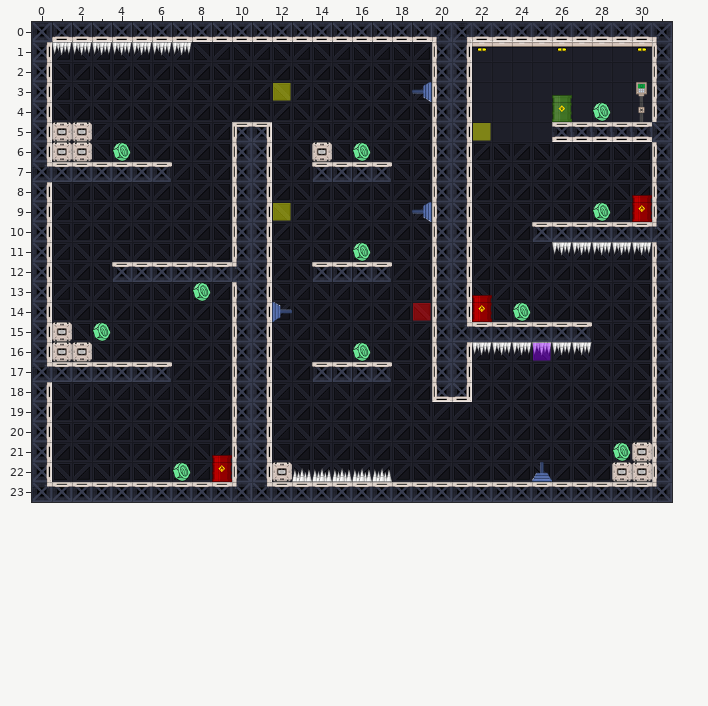
Tiled map, stored at src/map/Level_3.tmx. This is how it looked before the edit.
Cells are 30x30 px. Shown: x 0..31, y 0..23.
New version:
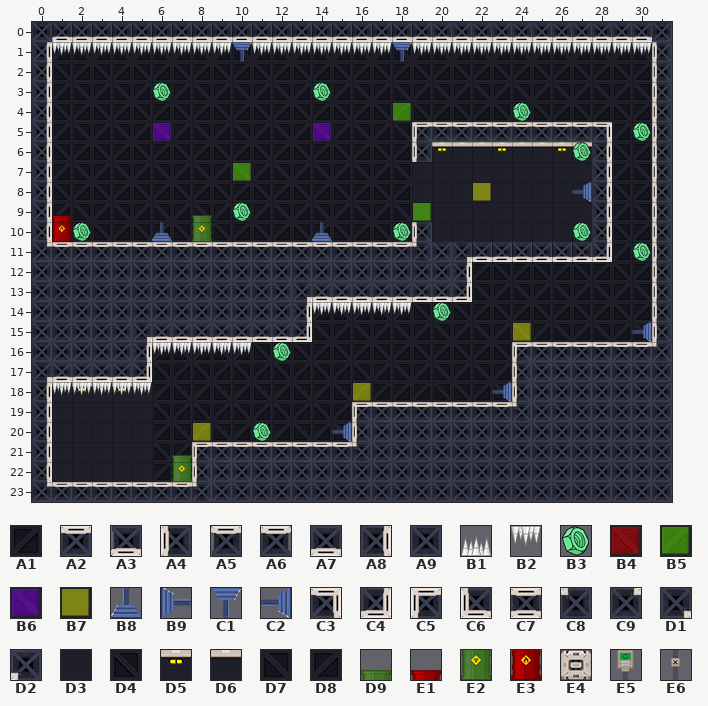
Key: from "Tileset_map": A1 0, A2 1, A3 3, A4 4, A5 5, A6 6, A7 7, A8 8, A9 9, B1 10, B2 11, B3 14, B4 20, B5 21, B6 22, B7 23, B8 25, B9 26, C1 27, C2 28, C3 35, C4 36, C5 37, C6 38, C7 39, C8 45, C9 46, D1 47, D2 48, D3 49, D4 51, D5 52, D6 53, D7 55, D8 56, D9 65, E1 69, E2 70, E3 74, E4 75, E5 78, E6 79.
__ is an empty cell, ## one hidden under a higher layer.
See-through tiles are keyed as they look on the map.
Diff:
Layer "Background":
y 1: x 22..30 D5 D6 D6 D6 D5 D6 D6 D6 D5 -> D7 D8 D7 D8 D7 D8 D7 D8 D7
y 2: x 22..30 D3 D3 D3 D3 D3 D3 D3 D3 D3 -> A1 D4 A1 D4 A1 D4 A1 D4 A1
y 3: x 22..30 D3 D3 D3 D3 D3 D3 D3 D3 D3 -> D7 D8 D7 D8 D7 D8 D7 D8 D7
y 4: x 22..30 D3 D3 D3 D3 D3 D3 D3 D3 D3 -> A1 D4 A1 D4 A1 D4 A1 D4 A1
y 5: x 22..25 D3 D3 D3 D3 -> ## ## ## ##
y 6: x 20..27 ## ## A1 D4 A1 D4 A1 D4 -> D5 D6 D6 D5 D6 D6 D5 D5
y 7: x 19..27 D8 ## ## D7 D8 D7 D8 D7 D8 -> D3 D3 D3 D3 D3 D3 D3 D3 D3
y 8: x 19..27 D4 ## ## A1 D4 A1 D4 A1 D4 -> D3 D3 D3 D3 D3 D3 D3 D3 D3
y 9: x 19..27 D8 ## ## D7 D8 D7 D8 D7 D8 -> D3 D3 D3 D3 D3 D3 D3 D3 D3
y 10: x 20..27 ## ## A1 D4 A1 D4 ## ## -> D3 D3 D3 D3 D3 D3 D3 D3
y 12: x 0..20 ## D4 A1 D4 A1 ## ## ## ## ## ## ## A1 D4 A1 D4 A1 D4 A1 D4 ## -> A9 A9 A9 A9 A9 A9 A9 A9 A9 A9 A9 A9 A9 A9 A9 A9 A9 A9 A9 A9 A9
y 13: x 0..12 ## D8 D7 D8 D7 D8 D7 D8 D7 D8 ## ## D7 -> A9 A9 A9 A9 A9 A9 A9 A9 A9 A9 A9 A9 A9
y 14: x 0..12 ## D4 A1 D4 A1 D4 A1 D4 A1 D4 ## ## A1 -> A9 A9 A9 A9 A9 A9 A9 A9 A9 A9 A9 A9 A9
y 15: x 0..4 ## D8 D7 D8 D7 -> A9 A9 A9 A9 A9
y 16: x 0..4 ## D4 A1 D4 A1 -> A9 A9 A9 A9 A9; x 24..30 A1 D4 A1 D4 A1 D4 A1 -> __ __ __ __ __ __ __
y 17: x 25..31 D8 D7 D8 D7 D8 D7 ## -> A9 A9 A9 A9 A9 A9 A9
y 18: x 1..5 D7 D8 D7 D8 D7 -> D3 D5 D3 D5 D3; x 25..31 D4 A1 D4 A1 D4 A1 ## -> A9 A9 A9 A9 A9 A9 A9
y 19: x 1..5 A1 D4 A1 D4 A1 -> D3 D3 D3 D3 D3; x 25..31 D8 D7 D8 D7 D8 D7 ## -> A9 A9 A9 A9 A9 A9 A9
y 20: x 1..5 D7 D8 D7 D8 D7 -> D3 D3 D3 D3 D3; x 17..31 A1 A1 D4 A1 D4 A1 D4 A1 D4 A1 D4 A1 D4 A1 ## -> A9 A9 A9 A9 A9 A9 A9 A9 A9 A9 A9 A9 A9 A9 A9
y 21: x 1..5 A1 D4 A1 D4 A1 -> D3 D3 D3 D3 D3; x 17..31 A1 D7 D8 D7 D8 D7 D8 D7 D8 D7 D8 D7 D8 D7 ## -> A9 A9 A9 A9 A9 A9 A9 A9 A9 A9 A9 A9 A9 A9 A9
y 22: x 1..5 D7 D8 D7 D8 D7 -> D3 D3 D3 D3 D3; x 9..31 D7 ## ## D8 D7 D8 D7 D8 A1 A1 D4 A1 D4 A1 D4 A1 D4 A1 D4 A1 D4 A1 ## -> A9 A9 A9 A9 A9 A9 A9 A9 A9 A9 A9 A9 A9 A9 A9 A9 A9 A9 A9 A9 A9 A9 A9
y 23: x 9..31 ## ## ## ## ## ## ## ## ## ## ## ## ## ## ## ## ## ## ## ## ## ## ## -> A9 A9 A9 A9 A9 A9 A9 A9 A9 A9 A9 A9 A9 A9 A9 A9 A9 A9 A9 A9 A9 A9 A9
Layer "StaticEnemies":
y 1: x 8..9 __ __ -> B2 B2; x 11..17 __ __ __ __ __ __ __ -> B2 B2 B2 B2 B2 B2 B2; x 19..30 __ __ __ __ __ __ __ __ __ __ __ __ -> B2 B2 B2 B2 B2 B2 B2 B2 B2 B2 B2 B2
y 3: x 26 D9 -> __
y 4: x 26 E2 -> __
y 8: x 30 E1 -> __
y 9: x 1 __ -> E1; x 8 __ -> D9; x 30 E3 -> __
y 10: x 1 __ -> E3; x 8 __ -> E2
y 11: x 26..30 B2 B2 B2 B2 B2 -> __ __ __ __ __
y 13: x 22 E1 -> __
y 14: x 14..18 __ __ __ __ __ -> B2 B2 B2 B2 B2; x 22 E3 -> __
y 16: x 6..10 __ __ __ __ __ -> B2 B2 B2 B2 B2; x 22..27 B2 B2 B2 B2 B2 B2 -> __ __ __ __ __ __
y 18: x 1..5 __ __ __ __ __ -> B2 B2 B2 B2 B2
y 21: x 7 __ -> D9; x 9 E1 -> __
y 22: x 7 __ -> E2; x 9 E3 -> __; x 13..17 B1 B1 B1 B1 B1 -> __ __ __ __ __
Layer "Rewards":
y 3: x 6 __ -> B3; x 14 __ -> B3
y 4: x 24 __ -> B3; x 28 B3 -> __
y 5: x 30 __ -> B3
y 6: x 4 B3 -> __; x 16 B3 -> __; x 27 __ -> B3
y 9: x 10 __ -> B3; x 28 B3 -> __
y 10: x 2 __ -> B3; x 18 __ -> B3; x 27 __ -> B3
y 11: x 16 B3 -> __; x 30 __ -> B3
y 13: x 8 B3 -> __
y 14: x 20 __ -> B3; x 24 B3 -> __
y 15: x 3 B3 -> __
y 16: x 12 __ -> B3; x 16 B3 -> __
y 20: x 11 __ -> B3
y 21: x 29 B3 -> __
y 22: x 7 B3 -> __
Layer "Laser":
y 1: x 10 __ -> C1; x 18 __ -> C1
y 3: x 19 C2 -> __
y 8: x 27 __ -> C2
y 9: x 19 C2 -> __
y 10: x 6 __ -> B8; x 14 __ -> B8
y 14: x 12 B9 -> __
y 15: x 30 __ -> C2
y 18: x 23 __ -> C2
y 20: x 15 __ -> C2
y 22: x 25 B8 -> __
Layer "Walls":
y 0: x 20..21 D2 D1 -> A7 A7; x 31 D2 -> A9
y 1..2: x 20..21 A4 A8 -> __ __
y 3: x 20..21 A4 A8 -> __ __; x 30 E5 -> __
y 4: x 20..21 A4 A8 -> __ __; x 26 E2 -> __; x 30 E6 -> __
y 5: x 1..2 E4 E4 -> __ __; x 10..11 C5 C3 -> __ __; x 19..31 __ A4 A8 __ __ __ __ C7 C7 C7 C7 C7 A9 -> C5 A2 A2 A2 A2 A2 A2 A2 A2 C3 __ __ A4
y 6: x 1..2 E4 E4 -> __ __; x 10..11 A4 A8 -> __ __; x 14 E4 -> __; x 19..21 __ A4 A8 -> A4 __ __; x 28 __ -> A8
y 7: x 0..6 C9 A2 A2 A2 A2 A2 A6 -> A8 __ __ __ __ __ __; x 10..11 A4 A8 -> __ __; x 14..17 A5 A5 A5 A6 -> __ __ __ __; x 20..21 A4 A8 -> __ __; x 28 __ -> A8
y 8: x 10..11 A4 A8 -> __ __; x 20..21 A4 A8 -> __ __; x 28 __ -> A8
y 9: x 10..11 A4 A8 -> __ __; x 20..21 A4 A8 -> __ __; x 28 __ -> A8; x 30 E3 -> __
y 10: x 1 __ -> E3; x 8 __ -> E2; x 10..11 A4 A8 -> __ __; x 19..21 __ A4 A8 -> A4 __ __; x 25..31 A5 A2 A2 A2 A2 A2 C8 -> __ __ __ A8 __ __ A4
y 11: x 0..28 A8 __ __ __ __ __ __ __ __ __ A4 A8 __ __ __ __ __ __ __ __ A4 A8 __ __ __ __ __ __ __ -> C9 A2 A2 A2 A2 A2 A2 A2 A2 A2 A2 A2 A2 A2 A2 A2 A2 A2 A2 C8 A9 D1 A3 A3 A3 A3 A3 A3 C4
y 12: x 0 A8 -> __; x 4..11 A5 A2 A2 A2 A2 A2 C8 A8 -> __ __ __ __ __ __ __ __; x 14..17 A5 A5 A5 A6 -> __ __ __ __; x 20 A4 -> __
y 13: x 0 A8 -> __; x 10..11 A4 A8 -> __ __; x 13..21 __ __ __ __ __ __ __ A4 A8 -> D1 A7 A7 A7 A7 A7 A7 A7 C4
y 14: x 0 A8 -> __; x 10..11 A4 A8 -> __ __; x 13 __ -> A8; x 20..22 A4 A8 E3 -> __ __ __
y 15: x 0..1 A8 E4 -> __ __; x 5..13 __ __ __ __ __ A4 A8 __ __ -> D1 A7 A7 A7 A7 A7 A7 A7 C4; x 20..27 A4 C9 A2 A2 A2 A2 A2 A6 -> __ __ __ __ __ __ __ __
y 16: x 0..2 A8 E4 E4 -> __ __ __; x 5 __ -> A8; x 10..11 A4 A8 -> __ __; x 20..21 A4 A8 -> __ __; x 24..31 __ __ __ __ __ __ __ A4 -> C5 A2 A2 A2 A2 A2 A2 C8
y 17: x 0..6 C9 A2 A2 A2 A2 A2 A6 -> D1 A7 A7 A7 A7 C4 __; x 10..11 A4 A8 -> __ __; x 14..17 A5 A5 A5 A6 -> __ __ __ __; x 20..21 A4 A8 -> __ __; x 24 __ -> A4; x 31 A4 -> __
y 18: x 10..11 A4 A8 -> __ __; x 20..21 C6 C4 -> __ __; x 24 __ -> A4; x 31 A4 -> __
y 19: x 10..11 A4 A8 -> __ __; x 16..24 __ __ __ __ __ __ __ __ __ -> C5 A2 A2 A2 A2 A2 A2 A2 C8; x 31 A4 -> __
y 20: x 10..11 A4 A8 -> __ __; x 16 __ -> A4; x 31 A4 -> __
y 21: x 8..16 __ __ A4 A8 __ __ __ __ __ -> C5 A2 A2 A2 A2 A2 A2 A2 C8; x 30..31 E4 A4 -> __ __
y 22: x 7..12 __ __ E3 A4 A8 E4 -> E2 A4 __ __ __ __; x 29..31 E4 E4 A4 -> __ __ __
y 23: x 8..31 A2 A2 C8 C9 A2 A2 A2 A2 A2 A2 A2 A2 A2 A2 A2 A2 A2 A2 A2 A2 A2 A2 A2 C8 -> C8 __ __ __ __ __ __ __ __ __ __ __ __ __ __ __ __ __ __ __ __ __ __ __
Layer "LaserMax":
y 3: x 12 B7 -> __
y 4: x 18 __ -> B5
y 5: x 6 __ -> B6; x 14 __ -> B6; x 22 B7 -> __
y 7: x 10 __ -> B5
y 8: x 22 __ -> B7
y 9: x 12 B7 -> __; x 19 __ -> B5
y 14: x 19 B4 -> __
y 15: x 24 __ -> B7
y 16: x 25 B6 -> __
y 18: x 16 __ -> B7
y 20: x 8 __ -> B7
Pixel boxes of the changes (left, top, right, bottom) in both pictures:
changed: (32, 23, 672, 502)
